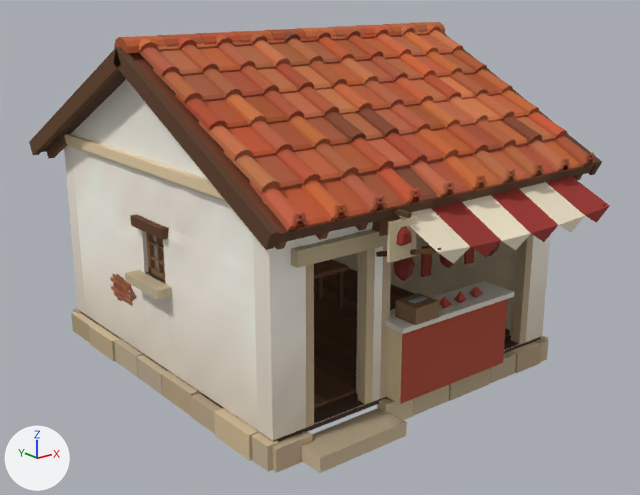
A saved change to the glTF model godot/assets/kit/houses/shop_butcher.glb.
One viewpoint serves both versions: a 50 mm lens placed at (-5.66, -7.41, 4.03), pointed at (-0.02, -0.37, 1.22). The axes (+X, +Y, +Z) are drawn at lower left. The lights are the same throughout. The picture after the commit comes second. Vertices at exactly the same position are counted once.

Script lines for the objects in view, before the commit:
```python
me_house = bpy.data.meshes.new('House')
me_house.from_pydata(...)  # 5122 vertices, 6630 faces; spans x -2.05..2.05, y -2.72..2.36, z -0.02..3.46
me_house.materials.append(mat_civkit)
me_rooms = bpy.data.meshes.new('Rooms')
me_rooms.from_pydata(...)  # 957 vertices, 1469 faces; spans x -1.8..1.8, y -1.95..1.95, z 0.24..3.33
me_rooms.materials.append(mat_civkit)
me_walls = bpy.data.meshes.new('Walls')
me_walls.from_pydata(...)  # 533 vertices, 840 faces; spans x -1.81..1.81, y -1.96..1.96, z 0.24..3.33
me_walls.materials.append(mat_civplaster)
ob_house = bpy.data.objects.new('House', me_house)
ob_house.location = (0.0, 0.0, 0.0)
ob_rooms = bpy.data.objects.new('Rooms', me_rooms)
ob_rooms.location = (0.0, 0.0, 0.0)
ob_walls = bpy.data.objects.new('Walls', me_walls)
ob_walls.location = (0.0, 0.0, 0.0)
```
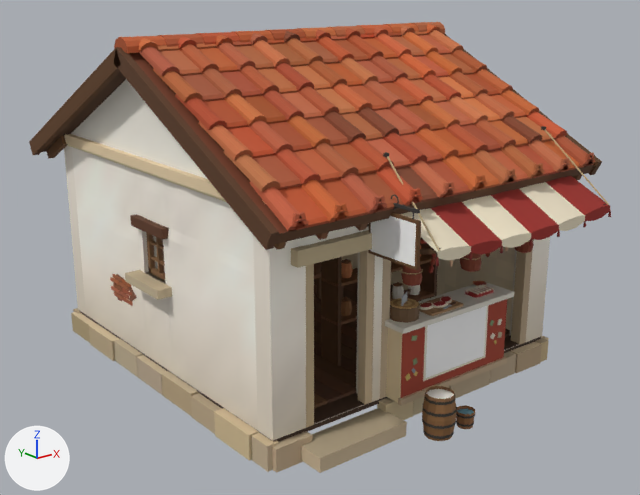
Boxes [x1, y1, x2, y2] around the edits, measured in the pictures (640 x 495 px; the box of a moved part takes in the faces that stretch with it):
'House', reshaped: before [29, 22, 610, 473]; after [29, 22, 611, 473]
part 1 of me_house, added: after [398, 357, 507, 406]
part 2 of me_house, added: after [423, 305, 489, 381]
part 3 of me_house, moved or reshaped: before [408, 296, 427, 303]; after [411, 335, 417, 341]
part 4 of me_house, moved or reshaped (not visible afterwards): before [392, 209, 412, 218]
part 5 of me_house, moved or reshaped (not visible afterwards): before [387, 216, 417, 263]
part 6 of me_house, deleted: before [396, 226, 428, 277]
part 7 of me_house, built on: before [393, 176, 610, 325]; after [367, 126, 611, 441]
part 8 of me_house, added: after [321, 238, 438, 366]
part 9 of me_house, recoloured: [400, 204, 606, 398] in both

The change, as a list of edits to the scene's bpy script:
```text
Add mat_civsign:
    mat_civsign = bpy.data.materials.new('CivSign')
    # uses the picture img_civ_white
Add mat_civwood:
    mat_civwood = bpy.data.materials.new('CivWood')
    # uses the picture img_civ_white
Add mat_civcloth:
    mat_civcloth = bpy.data.materials.new('CivCloth')
    # uses the picture img_civ_white
Change me_house:
    used by ob_house; location = (0.0, 0.0, 0.0)
    remove me_house.from_pydata(...)  # 5122 vertices, 6630 faces; spans x -2.05..2.05, y -2.72..2.36, z -0.02..3.46
    add me_house.from_pydata(...)  # 8521 vertices, 12667 faces; spans x -2.05..2.05, y -2.74..2.36, z -0.02..3.46
    me_house part 1: a new loose piece, a box spanning x -0.52..0.952, y -2.17..-2.13, z 0.24..0.3, in mat_civkit
    me_house part 2: a new loose piece, a box spanning x -0.214..0.646, y -2.145..-2.139, z 0.3834..0.9734, in mat_civkit
    me_house part 3: the loose piece of 8 vertices spanning x -0.34..-0.16, y -2.1..-2.04, z 1.17..1.18 is scaled about its middle by (-0.334, 0.1, -4.58), then moved by (-0.1, -0.07, -0.33)
    me_house part 4: the loose piece of 8 vertices spanning x -0.78..-0.74, y -2.45..-1.95, z 2.12..2.16 is multiplied about its middle by the matrix ((-0.257, 0.0, 0.0), (0.0, -0.201, -0.161), (0.0, -0.161, 0.201)), then moved by (0.26, 0.22, -0.32)
    me_house part 5: the loose piece of 8 vertices spanning x -0.91..-0.61, y -2.39..-2.36, z 1.75..2.09 is turned 90 degrees about the y axis through its middle and scaled by 0.0724, then moved by (0.71, 0.34, -0.16)
    me_house part 6: 6 loose pieces with 72 vertices, spanning x -0.85..0.2, y -2.43..-1.99, z 1.36..2.03, are deleted
    me_house part 7: 183 vertices removed from x -0.7..1.64, y -2.72..-1.91, z 1.0..2.11; 2402 vertices added at x -0.81..1.68, y -2.74..-1.79, z 0.0..2.56
    me_house part 8: 1000 vertices added at x -0.48..0.89, y -1.22..-0.96, z 0.24..1.7
    me_house part 9: 14 kept faces spanning x -0.5..1.62, y -2.71..-1.96, z 0.24..1.9 get new vertex colours; the middle colour goes from brown #5d4027 to brown #603820
    other edits to the shape of me_house do not show in these pictures
    add me_house.materials.append(mat_civwood)
    add me_house.materials.append(mat_civcloth)
    add me_house.materials.append(mat_civsign)
```
